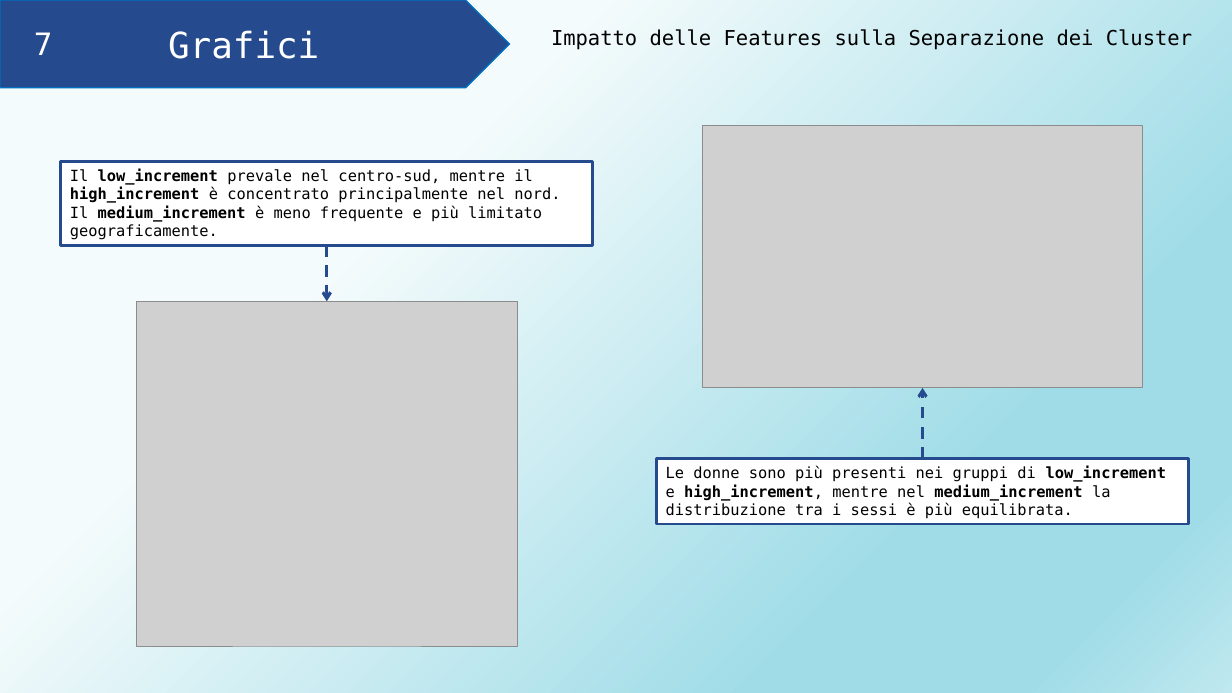
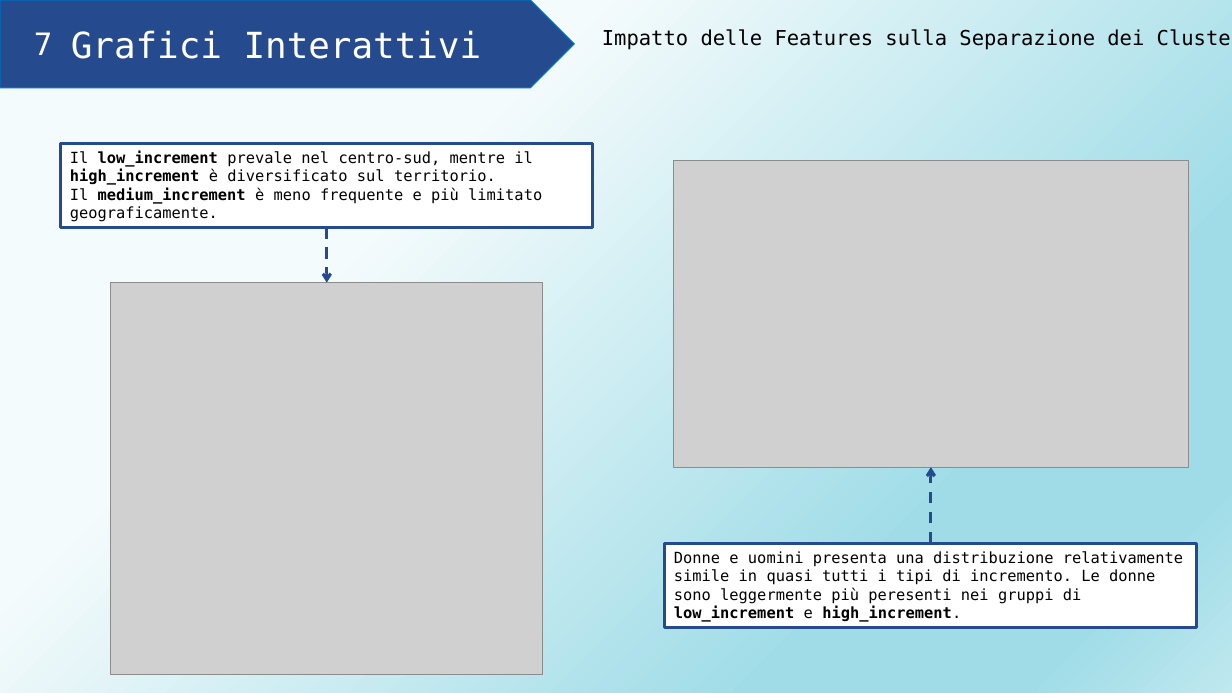
Before and after one commit to AlessiaRossi/Teleassistance-Supervised-Clustering, a slide deck: slide 16 of myLib/Presentazione_proggetto_FIA.pptx (slide 17 before the commit). Drawn at 1232x693 pixels with LibreOffice and Linux fonts; fonts in the diff are those of the drawing; grey boxes stand for pictures. Boxes give left, top, right and bottom in pixels: in the first picture for what was removed or moved away, otherwise in the second. Text is boxed around its words. In the diff, an @@ line names an element or a change of style, - is before the commit and + after.

```diff
--- a/myLib/Presentazione_proggetto_FIA.pptx
+++ b/myLib/Presentazione_proggetto_FIA.pptx
@@ pentagon arrow "Grafici Interattivi": place and size @@
-pentagon arrow "Grafici Interattivi" at box(0, 0, 509, 88)
+pentagon arrow "Grafici Interattivi" at box(0, 0, 574, 88)
@@ text "Impatto delle Features sulla Separazione ..." rewrapped from box(551, 29, 1192, 50) to box(602, 29, 1232, 50) @@
@@ text in pentagon arrow at box(71, 30, 482, 59): text changed @@
-Grafici
+Grafici Interattivi
@@ rectangle "Il low_increment prevale nel centro-sud, ...": place and size @@
-rectangle "Il low_increment prevale nel centro-sud, ..." at box(61, 161, 593, 245)
+rectangle "Il low_increment prevale nel centro-sud, ..." at box(61, 143, 593, 227)
@@ text in rectangle at box(70, 150, 542, 222): text changed @@
-Il low_increment prevale nel centro-sud, mentre il high_increment è concentrato principalmente nel nord. Il medium_increment è meno frequente e più limitato geograficamente.
+Il low_increment prevale nel centro-sud, mentre il high_increment è diversificato sul territorio.
+Il medium_increment è meno frequente e più limitato geograficamente.
@@ picture: place and size @@
-picture at box(702, 126, 1143, 388)
+picture at box(674, 160, 1189, 467)
@@ arrow moved from (327, 245) - (327, 301) to (327, 227) - (327, 283) @@
@@ picture: place and size @@
-picture at box(137, 301, 518, 646)
+picture at box(111, 283, 543, 675)
@@ arrow moved from (922, 458) - (922, 388) to (931, 543) - (931, 468) @@
@@ rectangle "Donne e uomini presenta una ...": place and size @@
-rectangle "Donne e uomini presenta una ..." at box(656, 458, 1189, 524)
+rectangle "Donne e uomini presenta una ..." at box(665, 543, 1198, 628)
@@ text in rectangle at box(674, 551, 1183, 622): text changed @@
-Le donne sono più presenti nei gruppi di low_increment e high_increment, mentre nel medium_increment la distribuzione tra i sessi è più equilibrata.
+Donne e uomini presenta una distribuzione relativamente simile in quasi tutti i tipi di incremento. Le donne sono leggermente più peresenti nei gruppi di low_increment e high_increment.
```
Also in this commit, not shown: 4 other slides changed, 1 other file.
